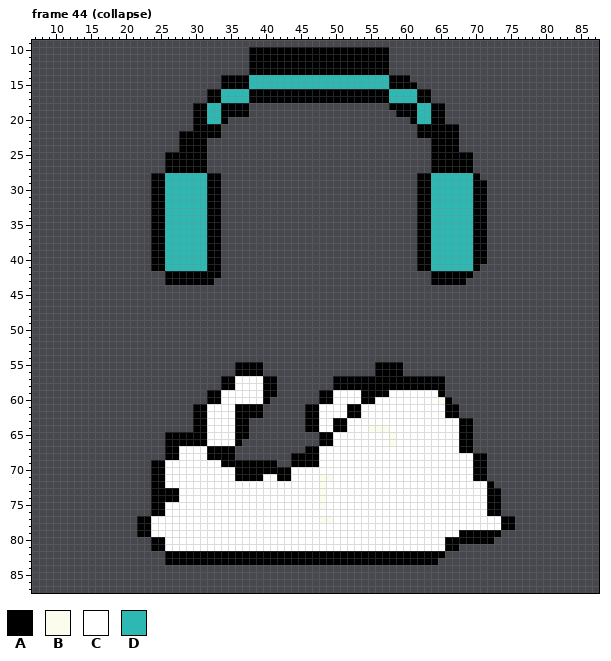
Two states of a pixel-art file, art/src/bonehead.aseprite. That is the earlier state.
96x96 pixels, 82 frames. Shown: frame 44 (collapse): x 7..87, y 9..87. The commit also changed other frames, which this record leaves out.
Palette (. is transparent): A #000000  B #fcfcee  C #ffffff  D #2eb8b3
Pixels before, frame 44 (collapse) (only the part around the change), first column x 17:
 9 ............................................................
10 .....................AAAAAAAAAAAAAAAAAAAA...................
11 .....................AAAAAAAAAAAAAAAAAAAA...................
12 .....................AAAAAAAAAAAAAAAAAAAA...................
13 .....................AAAAAAAAAAAAAAAAAAAA...................
14 .................AAAADDDDDDDDDDDDDDDDDDDDAAA................
15 .................AAAADDDDDDDDDDDDDDDDDDDDAAAA...............
16 ...............AADDDDAAAAAAAAAAAAAAAAAAAADDDDAA.............
17 ...............AADDDDAAAAAAAAAAAAAAAAAAAADDDDAA.............
18 .............AADDAAAA....................AAAADDAA...........
19 .............AADDAAAA.....................AAADDAA...........
20 .............AADDA..........................ADDAA...........
21 .............AAAA............................AAAAAA.........
22 ...........AAAAAA............................AAAAAA.........
23 ...........AAAA................................AAAA.........
24 ...........AAAA................................AAAA.........
25 .........AAAAAA................................AAAAAA.......
26 .........AAAAAA................................AAAAAA.......
27 .........AAAAAA................................AAAAAA.......
28 .......AADDDDDDAA............................AADDDDDDA......
29 .......AADDDDDDAA............................AADDDDDDAA.....
30 .......AADDDDDDAA............................AADDDDDDAA.....
31 .......AADDDDDDAA............................AADDDDDDAA.....
32 .......AADDDDDDAA............................AADDDDDDAA.....
33 .......AADDDDDDAA............................AADDDDDDAA.....
34 .......AADDDDDDAA............................AADDDDDDAA.....
35 .......AADDDDDDAA............................AADDDDDDAA.....
36 .......AADDDDDDAA............................AADDDDDDAA.....
37 .......AADDDDDDAA............................AADDDDDDAA.....
38 .......AADDDDDDAA............................AADDDDDDAA.....
39 .......AADDDDDDAA............................AADDDDDDAA.....
40 .......AADDDDDDAA............................AADDDDDDAA.....
41 .......AADDDDDDAA............................AADDDDDDA......
42 .........AAAAAAAA..............................AAAAAA.......
43 .........AAAAAAA...............................AAAAA........
44 ............................................................
45 ............................................................
46 ............................................................
47 ............................................................
48 ............................................................
49 ............................................................
50 ............................................................
51 ............................................................
52 ............................................................
53 ............................................................
54 ............................................................
55 ...................AAAA................AAAA.................
56 ...................AAAA................AAAA.................
After:
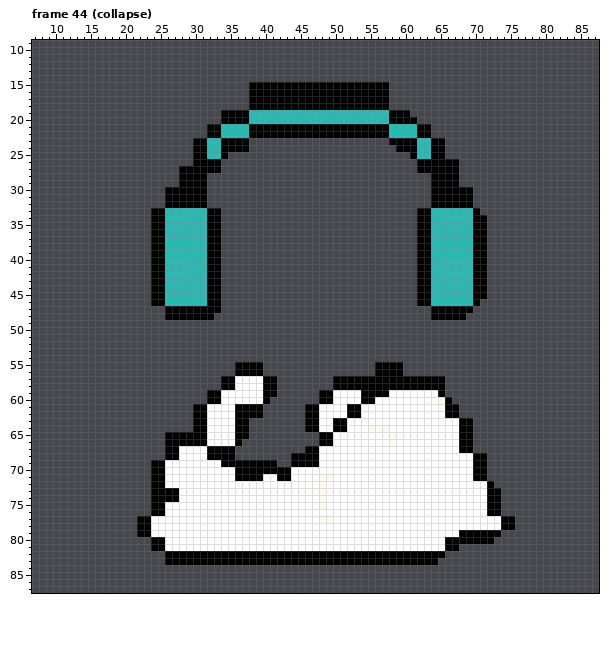
The edit:
Frame 44 (collapse):
The author put colour A in row 18 at x 38 to 57; in row 19 at x 58; in row 20 at x 35 to 37 and 58 to 60; in rows 21 to 22 at x 38 to 57; in row 23 at x 34 to 37 and 58 to 61; in row 24 at x 34 to 37 and 59 to 61.
The author put colour A in row 25 at x 34 and 61; in rows 26 to 27 at x 32 to 33 and 62 to 63; in row 41 at x 71; in row 42 at x 24 to 25, 62 to 63 and 70 to 71; in row 43 at x 24 to 25, 33, 62 to 63 and 70 to 71; in rows 44 to 45 at x 24 to 25, 32 to 33, 62 to 63 and 70 to 71.
The author put colour A in row 46 at x 24 to 25, 32 to 33, 62 to 63 and 70; in row 47 at x 26 to 33 and 64 to 69; in row 48 at x 26 to 32 and 64 to 68.
Colour D becomes colour A in row 15 at x 38 to 57; in rows 28 to 29 at x 28 to 31 and 64 to 67; in rows 30 to 32 at x 26 to 31 and 64 to 69.
The author put colour D in rows 19 to 20 at x 38 to 57; in rows 21 to 22 at x 34 to 37 and 58 to 61; in rows 23 to 25 at x 32 to 33 and 62 to 63; in row 43 at x 69; in rows 44 to 46 at x 26 to 31 and 64 to 69.
Colour A becomes colour D in row 42 at x 26 to 31 and 64 to 69; in row 43 at x 26 to 31 and 64 to 68.
Colour A is removed in rows 10 to 13 at x 38 to 57; in row 14 at x 34 to 37 and 58 to 60; in row 15 at x 34 to 37 and 58 to 61; in rows 16 to 17 at x 32 to 33 and 62 to 63; in row 18 at x 30 to 31, 34 to 37, 58 to 61 and 64 to 65; in row 19 at x 30 to 31, 61 and 64 to 65.
Colour A is removed in row 20 at x 30 to 31 and 64 to 65; in row 21 at x 30 to 31 and 64 to 67; in row 22 at x 28 to 31 and 64 to 67; in rows 23 to 24 at x 28 to 29 and 66 to 67; in row 25 at x 26 to 29 and 66 to 69; in row 26 at x 26 to 29 and 68 to 69.
Colour A is removed in row 27 at x 26 to 27 and 68 to 69; in row 28 at x 24 to 25, 32 to 33, 62 to 63 and 70; in rows 29 to 32 at x 24 to 25, 32 to 33, 62 to 63 and 70 to 71; in row 33 at x 71.
Colour D is removed in row 14 at x 38 to 57; in rows 16 to 17 at x 34 to 37 and 58 to 61; in rows 18 to 20 at x 32 to 33 and 62 to 63; in rows 28 to 29 at x 26 to 27 and 68 to 69.
Changed places in both pictures, as pixel boxes (x1, y1, x2, y2):
changed: (151, 47, 487, 215)
changed: (417, 264, 487, 320)
changed: (151, 271, 221, 320)
